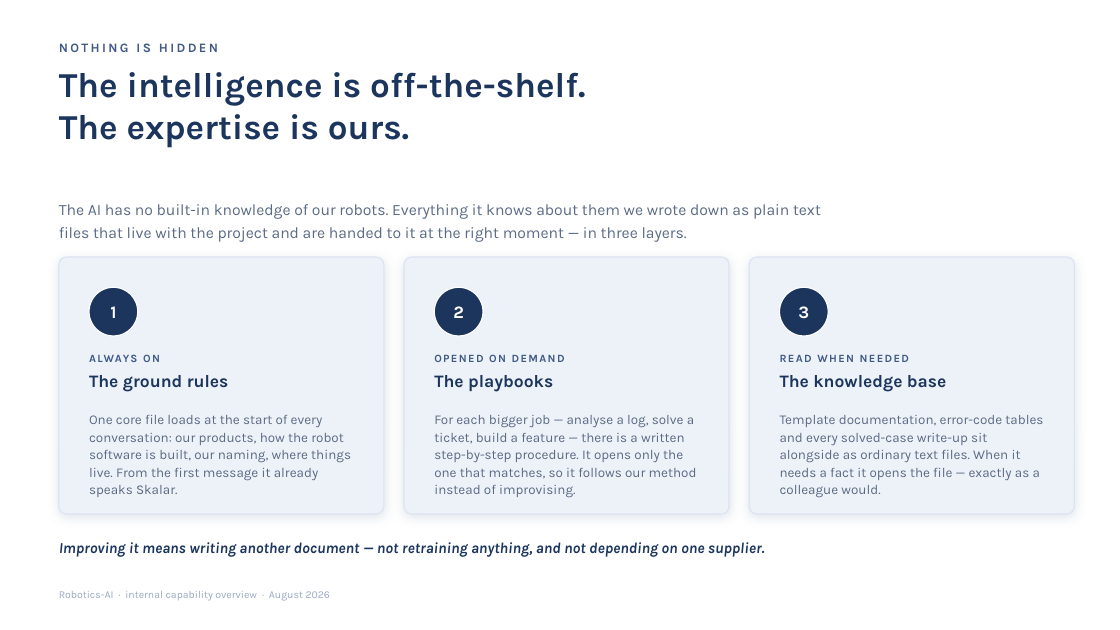
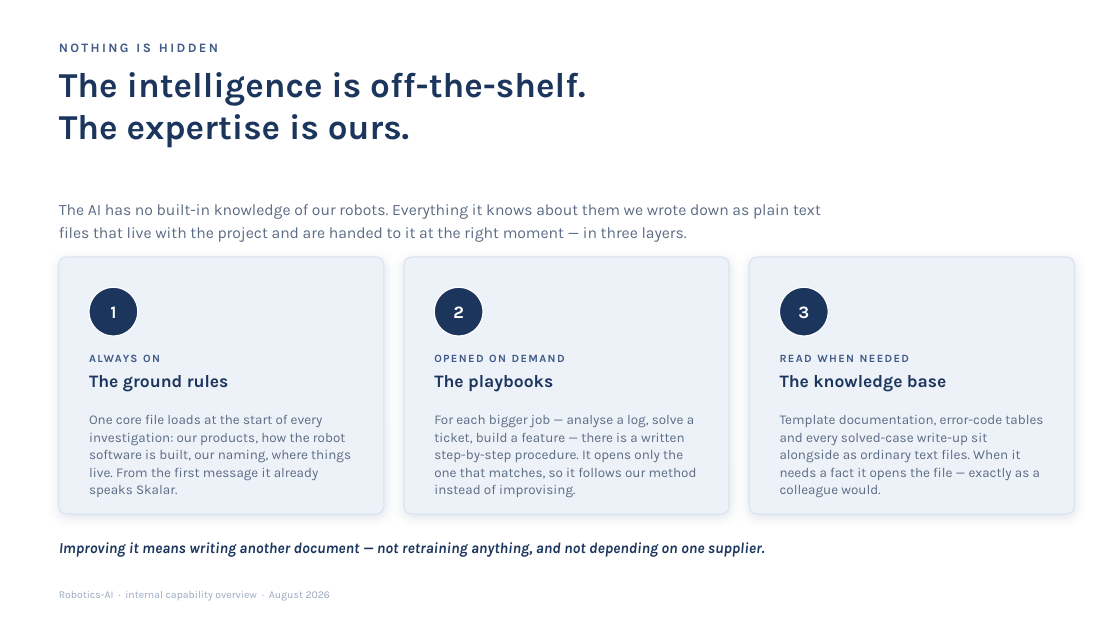
Before and after one commit to SkalarJoostE/Robotics-Private, a slide deck: slide 5 of Rollout/Capability Overview/Robotics-AI Capability Overview.pptx (slide 6 before the commit). Drawn at 1120x630 pixels with LibreOffice and Linux fonts; fonts in the diff are those of the drawing. Boxes give left, top, right and bottom in pixels: in the first picture for what was removed or moved away, otherwise in the second. Text is boxed around its words. In the diff, an @@ line names an element or a change of style, - is before the commit and + after.

Commit message:
Refactor capability deck presentation: enhance clarity and detail in slides
- Revised text in slideWhy to streamline messaging about software knowledge and search processes.
- Updated slideEvidence to clarify engineer hours returned and the nature of cases.
- Changed slideHowItKnows to emphasize investigation processes over conversations.
- Renamed slideLimits to slideChallenges, focusing on proactive management of potential issues.
- Enhanced descriptions in slideCost to specify investigation costs and clarify subscription benefits.
- Adjusted slideStart to emphasize the pilot's purpose and measurement focus.
- Modified slideAsk to clarify decisions regarding licensing and pilot permissions.

```diff
--- a/Rollout/Capability Overview/Robotics-AI Capability Overview.pptx
+++ b/Rollout/Capability Overview/Robotics-AI Capability Overview.pptx
@@ text at <box>89,415,351,497</box>: text changed @@
-One core file loads at the start of every conversation: our products, how the robot software is built, our naming, where things live. From the first message it already speaks Skalar.
+One core file loads at the start of every investigation: our products, how the robot software is built, our naming, where things live. From the first message it already speaks Skalar.
```
Also in this commit, not shown: 6 other slides changed, 8 other files.
